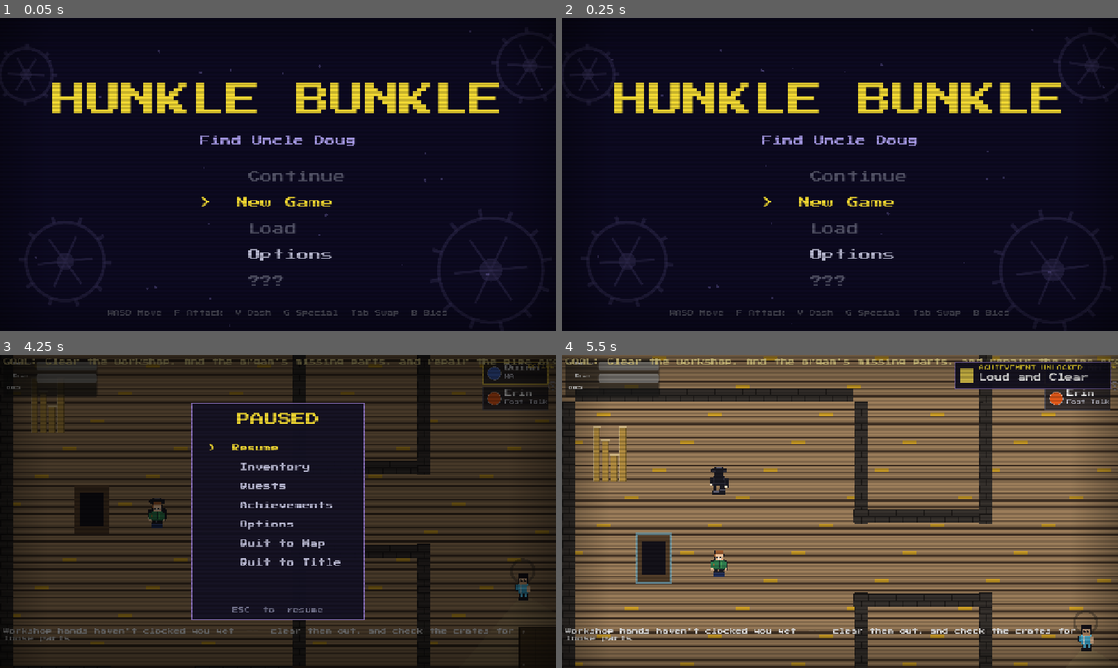
Above: before the commit, frames 1-4 (two rows, left to right).
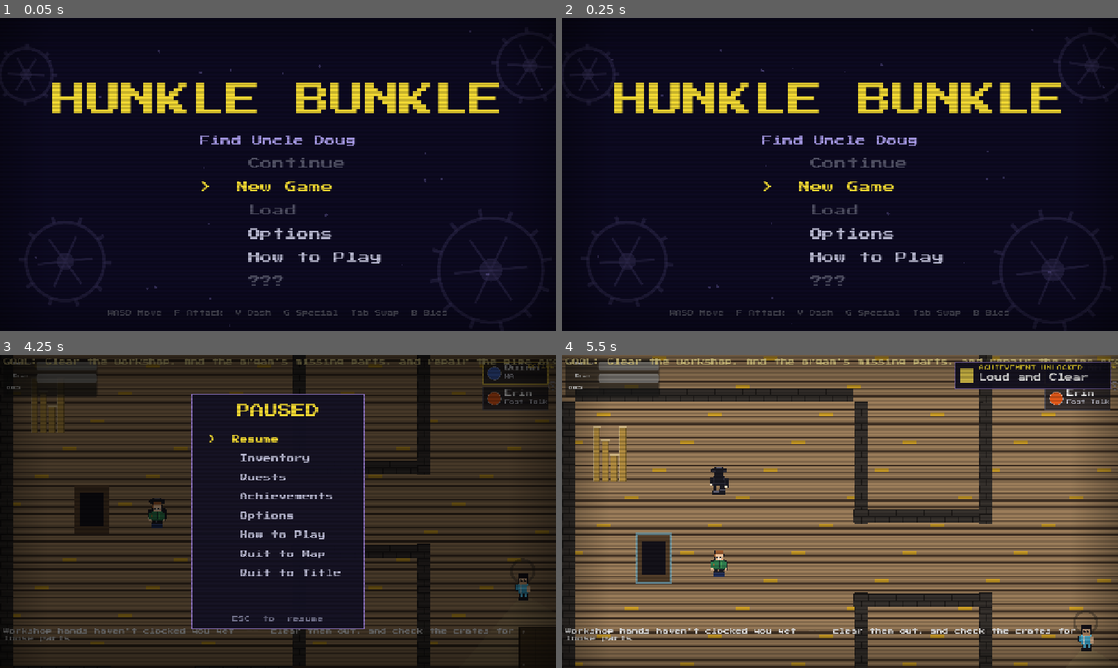
Above: after the commit, the same moments.

Repository: dougreichard/rpg_game
Game: Godot game, scene res://scenes/ui/TitleScreen.tscn
The game is run twice, just before and just after one commit, with the same random seed, the same clock (stepped at 60 frames per second) and the same inputs.
Inputs (mouse positions are in pixels of both pictures, inside the frame that each line leads up to):
- Up to frame 1 (0.05 s): no input
- Up to frame 2 (0.25 s): no input
- Up to frame 3 (4.25 s): tap Enter (ui_accept) at 0.5, 0.77, 1.07, 2, 3.77, 4.07 s; move the mouse to (250, 574) at 0.52 s; hold W (move_up) 0.53-1.25 s; hold F (attack) 0.53-1.25 s; click (250, 574) at 0.67 s; tap Tab (swap) at 0.8, 3.8 s; drag from (444, 558) to (250, 574) at 1.27 s; move the mouse to (111, 464) at 2.02 s; hold A (move_left) 2.03-2.75 s; hold Enter (ui_accept) 2.03-2.75 s; tap Space (ui_select) at 2.1 s; drag from (305, 511) to (111, 464) at 2.77 s; move the mouse to (194, 433) at 3.52 s; hold S (move_down) from 3.53 s (still down); hold F (attack) from 3.53 s (still down); tap Escape (ui_cancel) at 4.15 s
- Up to frame 4 (5.5 s): release S (move_down) at 4.25 s; release F (attack) at 4.25 s; drag from (962, 495) to (717, 514) at 4.27 s; tap Enter (ui_accept) at 5 s; move the mouse to (728, 527) at 5.02 s; hold W (move_up) from 5.03 s (still down); hold Enter (ui_accept) from 5.03 s (still down); tap V (dash) at 5.1 s; click (728, 527) at 5.17 s

The runs differ from the first frame. In frame 1, 1.8% of the frame differs, in the area x 36-69%, y 44-79%; in frame 2, 1.8%; in frame 3, 4.2%, in the area x 34-66%, y 12-88%; in frame 4, nothing differs.

Commit message:
Add How to Play screen to title and pause menus
Three-page overlay (Controls / Your Team / Tips) navigable with ←→ or WASD,
closed with ESC. Title screen gains a 6th menu item between Options and Gimme
Dat Spoon; MENU_START_Y/ROW_HEIGHT adjusted to fit without overlap. Pause
menu panel grows from 500→540px tall and shifts up 20px to accommodate the
extra item at all list sizes (up to 9 items in the overworld-post-credits case).

Co-Authored-By: Claude Sonnet 4.6 <noreply@anthropic.com>

Diff:
--- /dev/null
+++ b/scripts/ui/how_to_play_overlay.gd
@@ -0,0 +1,229 @@
+extends CanvasLayer
+
+# Three-page "How to Play" overlay. Opened by the title screen and pause menu.
+# Handles all its own input so the caller only needs to connect `closed`.
+# No class_name — preload() + untyped var (see CLAUDE.md conventions).
+
+signal closed
+
+const HELP_RECT    := Rect2(160.0, 60.0, 960.0, 600.0)
+const BORDER_COLOR  : Color = Color(0.55, 0.45, 0.75)
+const TITLE_COLOR   : Color = Color(0.95, 0.85, 0.2)
+const KEY_COLOR     : Color = Color(0.75, 0.70, 1.0)
+const NORMAL_COLOR  : Color = Color(0.72, 0.72, 0.82)
+const HINT_COLOR    : Color = Color(0.45, 0.45, 0.55)
+const PAGE_COUNT    : int   = 3
+const ROW_H         : float = 44.0
+const CONTENT_START_Y: float = 140.0   # offset from HELP_RECT.position.y
+const SECTION_Y     : float = 80.0     # offset from HELP_RECT.position.y
+
+var _page: int = 0
+var _page_nodes: Array = [[], [], []]   # Array[Array[Node]], one per page
+var _page_label: Label = null
+
+func _ready() -> void:
+	process_mode = Node.PROCESS_MODE_ALWAYS
+	visible = false
+	_build_ui()
+
+func open() -> void:
+	_page = 0
+	_show_page()
+	visible = true
+
+func close() -> void:
+	visible = false
+	closed.emit()
+
+# ---------------------------------------------------------------------------
+# Build
+# ---------------------------------------------------------------------------
+
+func _build_ui() -> void:
+	var bg := ColorRect.new()
+	bg.color = Color(0.0, 0.0, 0.0, 0.65)
+	bg.size = Vector2(1280.0, 720.0)
+	add_child(bg)
+
+	var panel := ColorRect.new()
+	panel.color = Color(0.08, 0.07, 0.14, 0.97)
+	panel.position = HELP_RECT.position
+	panel.size = HELP_RECT.size
+	add_child(panel)
+
+	var bw: float = 2.0
+	for r: Rect2 in [
+		Rect2(HELP_RECT.position, Vector2(HELP_RECT.size.x, bw)),
+		Rect2(HELP_RECT.position + Vector2(0.0, HELP_RECT.size.y - bw), Vector2(HELP_RECT.size.x, bw)),
+		Rect2(HELP_RECT.position, Vector2(bw, HELP_RECT.size.y)),
+		Rect2(HELP_RECT.position + Vector2(HELP_RECT.size.x - bw, 0.0), Vector2(bw, HELP_RECT.size.y)),
+	]:
+		var b := ColorRect.new()
+		b.color = BORDER_COLOR
+		b.position = r.position
+		b.size = r.size
+		add_child(b)
+
+	var title_lbl := Label.new()
+	title_lbl.text = "HOW TO PLAY"
+	title_lbl.position = HELP_RECT.position + Vector2(0.0, 18.0)
+	title_lbl.size = Vector2(HELP_RECT.size.x, 44.0)
+	title_lbl.horizontal_alignment = HORIZONTAL_ALIGNMENT_CENTER
+	title_lbl.add_theme_font_size_override("font_size", 30)
+	title_lbl.add_theme_color_override("font_color", TITLE_COLOR)
+	add_child(title_lbl)
+
+	_page_label = Label.new()
+	_page_label.position = HELP_RECT.position + Vector2(HELP_RECT.size.x - 90.0, 22.0)
+	_page_label.size = Vector2(80.0, 28.0)
+	_page_label.horizontal_alignment = HORIZONTAL_ALIGNMENT_RIGHT
+	_page_label.add_theme_font_size_override("font_size", 15)
+	_page_label.add_theme_color_override("font_color", HINT_COLOR)
+	add_child(_page_label)
+
+	var nav_hint := Label.new()
+	nav_hint.text = "←  →  flip pages          ESC  close"
+	nav_hint.position = HELP_RECT.position + Vector2(0.0, HELP_RECT.size.y - 32.0)
+	nav_hint.size = Vector2(HELP_RECT.size.x, 26.0)
+	nav_hint.horizontal_alignment = HORIZONTAL_ALIGNMENT_CENTER
+	nav_hint.add_theme_font_size_override("font_size", 13)
+	nav_hint.add_theme_color_override("font_color", HINT_COLOR)
+	add_child(nav_hint)
+
+	_build_page_controls()
+	_build_page_characters()
+	_build_page_tips()
+
+func _content_y(row: int) -> float:
+	return HELP_RECT.position.y + CONTENT_START_Y + float(row) * ROW_H
+
+func _add_label(page: int, text: String, x: float, y: float, w: float,
+		font_size: int, color: Color,
+		halign: HorizontalAlignment = HORIZONTAL_ALIGNMENT_LEFT) -> Label:
+	var lbl := Label.new()
+	lbl.text = text
+	lbl.position = Vector2(x, y)
+	lbl.size = Vector2(w, ROW_H)
+	lbl.add_theme_font_size_override("font_size", font_size)
+	lbl.add_theme_color_override("font_color", color)
+	lbl.horizontal_alignment = halign
+	lbl.visible = false
+	add_child(lbl)
+	_page_nodes[page].append(lbl)
+	return lbl
+
+func _build_page_controls() -> void:
+	var lx: float = HELP_RECT.position.x + 44.0
+	var cw: float = HELP_RECT.size.x - 88.0
+	var key_w: float = 114.0
+	var desc_x: float = lx + key_w + 14.0
+	var desc_w: float = cw - key_w - 14.0
+	var sy: float = HELP_RECT.position.y + SECTION_Y
+
+	_add_label(0, "CONTROLS", lx, sy, cw, 18, TITLE_COLOR)
+
+	var rows: Array = [
+		["WASD", "Move"],
+		["F", "Attack"],
+		["V", "Dash  —  brief invincibility frames"],
+		["G", "Special ability  (character-specific)"],
+		["Tab", "Swap the active character"],
+		["B", "Bies Mode  —  bullet-time slowdown"],
+		["", "Stand near a downed teammate to revive them"],
+	]
+	for i in rows.size():
+		var y: float = _content_y(i)
+		_add_label(0, rows[i][0], lx, y, key_w, 17, KEY_COLOR)
+		_add_label(0, rows[i][1], desc_x, y, desc_w, 17, NORMAL_COLOR)
+
+func _build_page_characters() -> void:
+	var lx: float = HELP_RECT.position.x + 44.0
+	var cw: float = HELP_RECT.size.x - 88.0
+	var name_w: float = 82.0
+	var weapon_w: float = 82.0
+	var weapon_x: float = lx + name_w + 14.0
+	var desc_x: float = weapon_x + weapon_w + 14.0
+	var desc_w: float = cw - name_w - weapon_w - 28.0
+	var sy: float = HELP_RECT.position.y + SECTION_Y
+
+	_add_label(1, "YOUR TEAM", lx, sy, cw, 18, TITLE_COLOR)
+
+	var rows: Array = [
+		["Quinn",  "Wrench",  "Repairs machinery  ·  HA laugh stuns nearby enemies"],
+		["Erin",   "Fire",    "Stealth & fast-talk  ·  calms and distracts guards"],
+		["Evan",   "Fists",   "Super strength & animals  ·  commands companions"],
+		["Ben",    "Keytar",  "Rhythm attacks  ·  perfect pitch for sound puzzles"],
+		["Ethan",  "Tech",    "Hacks panels, doors, and electronic enemies"],
+	]
+	for i in rows.size():
+		var y: float = _content_y(i)
+		_add_label(1, rows[i][0], lx, y, name_w, 17, KEY_COLOR)
+		_add_label(1, rows[i][1], weapon_x, y, weapon_w, 17, HINT_COLOR)
+		_add_label(1, rows[i][2], desc_x, y, desc_w, 17, NORMAL_COLOR)
+
+func _build_page_tips() -> void:
+	var lx: float = HELP_RECT.position.x + 44.0
+	var cw: float = HELP_RECT.size.x - 88.0
+	var sy: float = HELP_RECT.position.y + SECTION_Y
+
+	_add_label(2, "TIPS", lx, sy, cw, 18, TITLE_COLOR)
+
+	var tips: Array[String] = [
+		"Each location is built for both duo members — swap to match the puzzle in front of you.",
+		"Guards have vision cones. Duck into hiding spots to let patrols pass.",
+		"Loot boxes hold items that can skip puzzle steps or open shortcuts.",
+		"Every character's Special (G) is a key — use it near objects and NPCs.",
+		"You need all five movie tickets to enter the Grand Marquee Cinema.",
+	]
+	for i in tips.size():
+		var y: float = _content_y(i)
+		var lbl := Label.new()
+		lbl.text = "·  " + tips[i]
+		lbl.position = Vector2(lx, y)
+		lbl.size = Vector2(cw, ROW_H + 4.0)
+		lbl.add_theme_font_size_override("font_size", 17)
+		lbl.add_theme_color_override("font_color", NORMAL_COLOR)
+		lbl.autowrap_mode = TextServer.AUTOWRAP_WORD
+		lbl.visible = false
+		add_child(lbl)
+		_page_nodes[2].append(lbl)
+
+# ---------------------------------------------------------------------------
+# Page navigation
+# ---------------------------------------------------------------------------
+
+func _show_page() -> void:
+	for p in range(PAGE_COUNT):
+		var vis: bool = p == _page
+		for n: Node in _page_nodes[p]:
+			n.visible = vis
+	_page_label.text = "%d / %d" % [_page + 1, PAGE_COUNT]
+
+func _unhandled_input(event: InputEvent) -> void:
+	if not visible:
+		return
+	if event.is_action_pressed("move_left") or event.is_action_pressed("ui_left") \
+			or event.is_action_pressed("move_up") or event.is_action_pressed("ui_up"):
+		_page = (_page - 1 + PAGE_COUNT) % PAGE_COUNT
+		_show_page()
+		Audio.play("ui_move")
+		get_viewport().set_input_as_handled()
+	elif event.is_action_pressed("move_right") or event.is_action_pressed("ui_right") \
+			or event.is_action_pressed("move_down") or event.is_action_pressed("ui_down"):
+		_page = (_page + 1) % PAGE_COUNT
+		_show_page()
+		Audio.play("ui_move")
+		get_viewport().set_input_as_handled()
+	elif event.is_action_pressed("ui_accept") or event.is_action_pressed("attack"):
+		if _page < PAGE_COUNT - 1:
+			_page += 1
+			_show_page()
+			Audio.play("ui_move")
+		else:
+			Audio.play("ui_select")
+			close()
+		get_viewport().set_input_as_handled()
+	elif event.is_action_pressed("ui_cancel"):
+		Audio.play("ui_select")
+		close()
+		get_viewport().set_input_as_handled()
--- a/scripts/ui/pause_menu.gd
+++ b/scripts/ui/pause_menu.gd
@@ -5,9 +5,9 @@
 # input is handled in _unhandled_input with accept_event() to prevent the
 # same keypress reaching level scripts (e.g. the clear-overlay ui_accept check).
 
-const OPTIONS_LEVEL: Array[String] = ["Resume", "Inventory", "Quests", "Achievements", "Options", "Quit to Map", "Quit to Title"]
-const OPTIONS_OVERWORLD: Array[String] = ["Resume", "Inventory", "Quests", "Achievements", "Options", "Quit to Title"]
-const PANEL_RECT := Rect2(440.0, 110.0, 400.0, 500.0)
+const OPTIONS_LEVEL: Array[String] = ["Resume", "Inventory", "Quests", "Achievements", "Options", "How to Play", "Quit to Map", "Quit to Title"]
+const OPTIONS_OVERWORLD: Array[String] = ["Resume", "Inventory", "Quests", "Achievements", "Options", "How to Play", "Quit to Title"]
+const PANEL_RECT := Rect2(440.0, 90.0, 400.0, 540.0)
 const BORDER_COLOR: Color = Color(0.55, 0.45, 0.75)
 const TITLE_COLOR: Color = Color(0.95, 0.85, 0.2)
 const SELECTED_COLOR: Color = Color(0.95, 0.85, 0.2)
@@ -26,6 +26,8 @@
 # placed in the overworld rather than a level — drops "Quit to Map" since
 # there's no level to quit out of.
 @export var in_overworld: bool = false
+
+const HowToPlayOverlayScript: Script = preload("res://scripts/ui/how_to_play_overlay.gd")
 
 var _options: Array[String] = []
 var _option_labels: Array = []
@@ -35,6 +37,8 @@
 var _in_inventory: bool = false
 var _in_quest_log: bool = false
 var _in_travel: bool = false
+var _in_how_to_play: bool = false
+var _how_to_play_overlay = null
 var _opt_cursor: int = 0
 
 @onready var _achievements_overlay: Node = get_node("../AchievementsOverlay")
@@ -61,6 +65,10 @@
 		_options.insert(insert_idx, "Travel")
 		_options.insert(insert_idx + 1, "Gimme Dat Spoon")
 	_build_ui()
+	_how_to_play_overlay = HowToPlayOverlayScript.new()
+	_how_to_play_overlay.layer = 27
+	add_child(_how_to_play_overlay)
+	_how_to_play_overlay.closed.connect(_on_how_to_play_closed)
 	GameManager.paused.connect(_on_paused)
 	GameManager.unpaused.connect(_on_unpaused)
 	GameManager.register_pause_menu(self)
@@ -273,6 +281,9 @@
 	if _in_travel:
 		_travel_overlay.close()
 		_in_travel = false
+	if _in_how_to_play:
+		_how_to_play_overlay.close()
+		_in_how_to_play = false
 
 func _on_achievements_closed() -> void:
 	_in_achievements = false
@@ -291,13 +302,18 @@
 
 func _on_travel_closed() -> void:
 	_in_travel = false
+	_show_main()
+	_refresh_options()
+
+func _on_how_to_play_closed() -> void:
+	_in_how_to_play = false
 	_show_main()
 	_refresh_options()
 
 func _unhandled_input(event: InputEvent) -> void:
 	if not visible:
 		return
-	if _in_achievements or _in_inventory or _in_quest_log or _in_travel:
+	if _in_achievements or _in_inventory or _in_quest_log or _in_travel or _in_how_to_play:
 		return
 	if _in_options:
 		_handle_options_input(event)
@@ -381,6 +397,12 @@
 			Audio.play("ui_select")
 		"Options":
 			_show_options()
+			Audio.play("ui_select")
+		"How to Play":
+			_in_how_to_play = true
+			for n: Node in _main_panel_nodes:
+				n.visible = false
+			_how_to_play_overlay.open()
 			Audio.play("ui_select")
 		"Travel":
 			_in_travel = true
--- a/scripts/ui/title_screen.gd
+++ b/scripts/ui/title_screen.gd
@@ -17,19 +17,22 @@
 const SLIDER_STEPS: int = 10
 
 # Main menu
-const MENU_ITEMS: Array[String] = ["Continue", "New Game", "Load", "Options", "Gimme Dat Spoon"]
+const MENU_ITEMS: Array[String] = ["Continue", "New Game", "Load", "Options", "How to Play", "Gimme Dat Spoon"]
 const IDX_CONTINUE: int = 0
 const IDX_NEW: int = 1
 const IDX_LOAD: int = 2
 const IDX_OPTIONS: int = 3
-const IDX_SPOON: int = 4
+const IDX_HELP: int = 4
+const IDX_SPOON: int = 5
 
 # Layout — sized to fit MENU_ITEMS.size() rows between the subtitle and the
 # controls hint without overlap.
-const MENU_START_Y: float = 350.0
-const MENU_ROW_HEIGHT: float = 60.0
+const MENU_START_Y: float = 320.0
+const MENU_ROW_HEIGHT: float = 54.0
 const MENU_ITEM_HEIGHT: float = 50.0
 const CONTROLS_Y: float = 672.0
+
+const HowToPlayOverlayScript: Script = preload("res://scripts/ui/how_to_play_overlay.gd")
 
 var _menu_canvas: CanvasLayer = null
 var _menu_labels: Array = []
@@ -61,6 +64,9 @@
 var _opt_name_labels: Array = []
 var _opt_bar_fills: Array = []
 var _opt_pct_labels: Array = []
+
+var _help_open: bool = false
+var _how_to_play_overlay = null
 
 var _time: float = 0.0
 var _gears: Array = []
@@ -81,6 +87,10 @@
 	_build_slot_overlay()
 	_build_confirm_overlay()
 	_build_options_overlay()
+	_how_to_play_overlay = HowToPlayOverlayScript.new()
+	_how_to_play_overlay.layer = 5
+	add_child(_how_to_play_overlay)
+	_how_to_play_overlay.closed.connect(_on_help_closed)
 
 # ---------------------------------------------------------------------------
 # Background (gears + floating motes)
@@ -417,6 +427,8 @@
 # ---------------------------------------------------------------------------
 
 func _unhandled_input(event: InputEvent) -> void:
+	if _help_open:
+		return
 	if _opt_open:
 		_handle_options_input(event)
 	elif _confirming:
@@ -548,6 +560,10 @@
 			_open_slot_select("load")
 		IDX_OPTIONS:
 			_open_options()
+		IDX_HELP:
+			_help_open = true
+			_how_to_play_overlay.open()
+			Audio.play("ui_select")
 		IDX_SPOON:
 			Audio.play("ui_select")
 			SaveManager.load_game(SaveManager.get_last_slot())
@@ -689,6 +705,9 @@
 	_refresh_sliders()
 	Audio.play("ui_select")
 
+func _on_help_closed() -> void:
+	_help_open = false
+
 func _close_options() -> void:
 	_opt_open = false
 	_opt_canvas.visible = false
